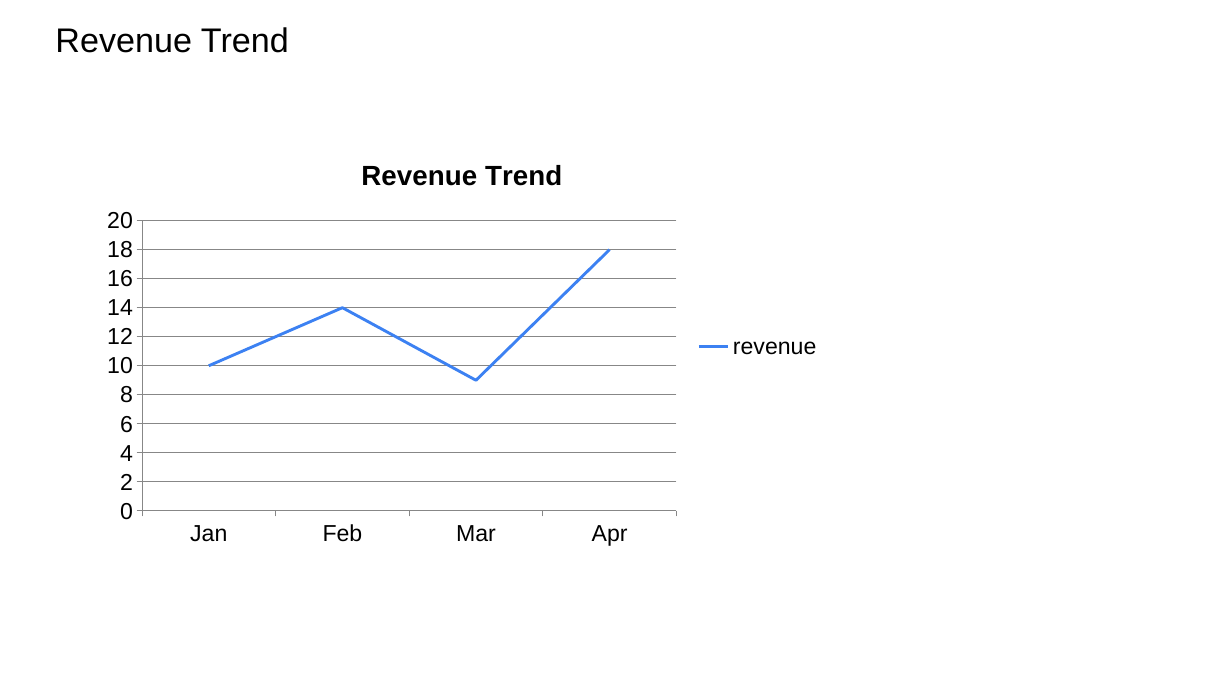
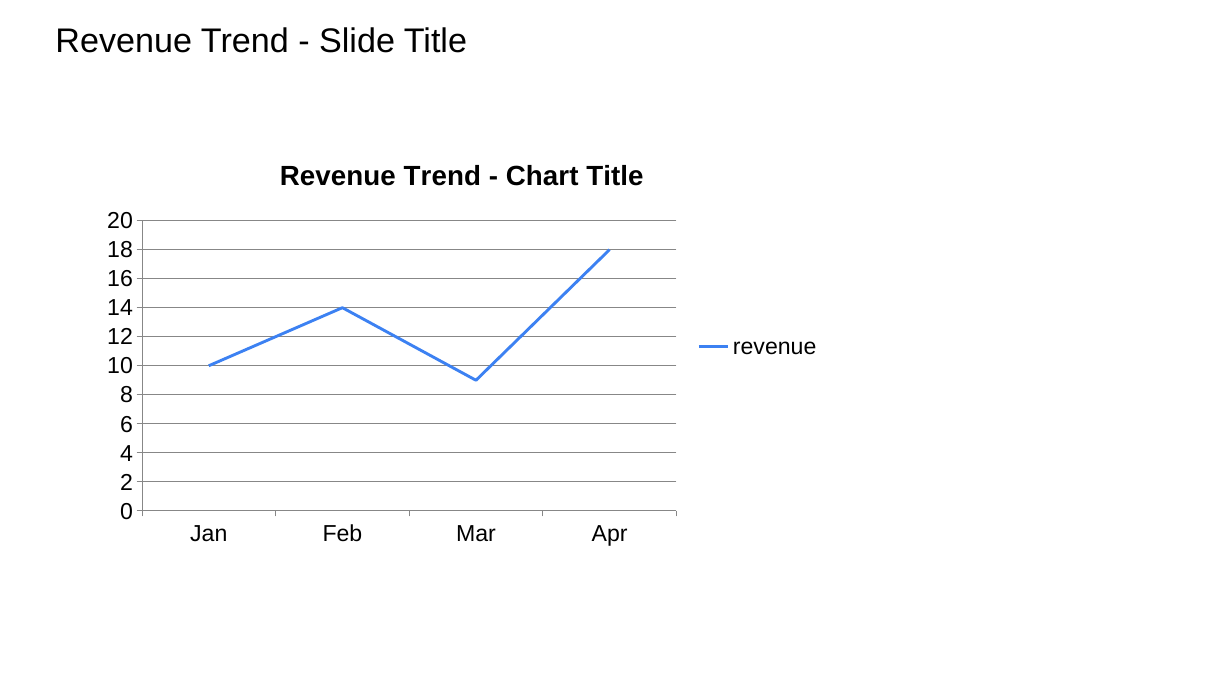
Before and after one commit to josephcobb111/deckbridge, a slide deck: slide 2 of notebooks/demo.pptx. Drawn at 1232x693 pixels with LibreOffice and Linux fonts; fonts in the diff are those of the drawing. Boxes give left, top, right and bottom in pixels: in the first picture for what was removed or moved away, otherwise in the second. Text is boxed around its words. In the diff, an @@ line names an element or a change of style, - is before the commit and + after.

Commit message:
add two chart slide to demo

```diff
--- a/notebooks/demo.pptx
+++ b/notebooks/demo.pptx
@@ title at (x1=55, y1=27, x2=467, y2=53): text changed @@
-Revenue Trend
+Revenue Trend - Slide Title
@@ line chart at (x1=92, y1=139, x2=832, y2=555) @@
@@ title "Revenue Trend" to "Revenue Trend - Chart Title" @@
```
Also in this commit, not shown: 1 other slide changed, 1 slide added, 1 other file.
